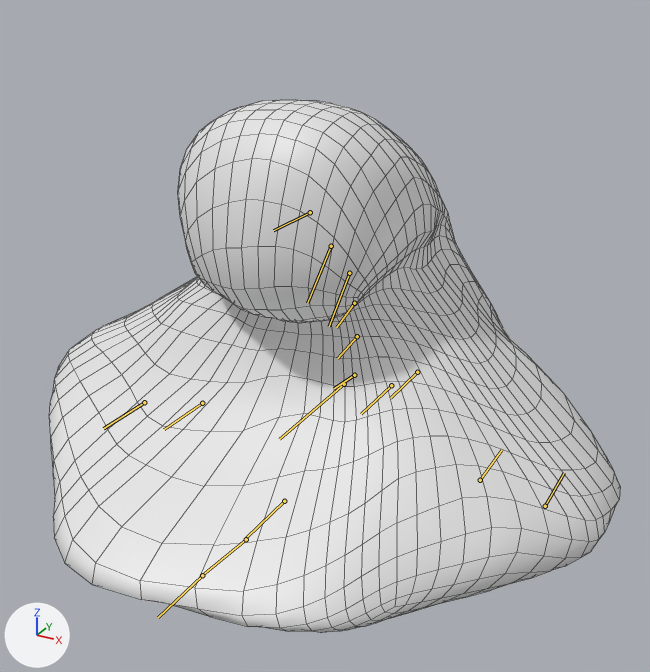
The FBX model Assets/Prefabs/models/mold_hero.FBX: old version first, new version second.
Before and after are seen from a 50 mm lens placed at (32.2, -57.6, 42.2), pointed at (-0.4, 1.6, 12.7). The axes (+X, +Y, +Z) are drawn at lower left. The lights are the same throughout. Both versions are drawn at frame 81 of the action 'Take 001'; the numbers are the values there. The bones that bend it are drawn over the model as lines. Mesh edges are drawn as thin lines.

Names of what the first picture shows: 'postac'.
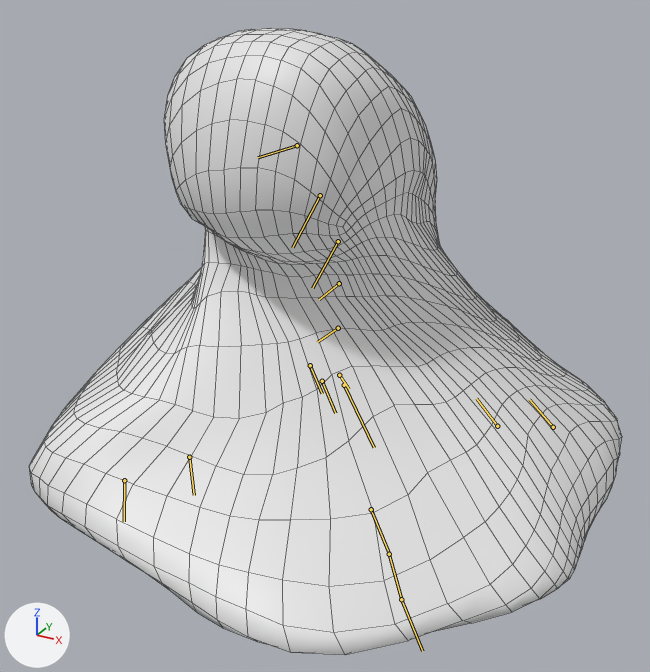
Commit message: hero model with animations

What the commit changed:
Bone 'CATRigHub001' (bone_catrighub001) moves from (0.0, 0.0, 0.0) to (-0.09, 0.0, 0.0).
Bone 'CATRigHub001' (bone_catrighub001) turns from (0, 0, 0) to (40, 0, 0) degrees about its own x, y and z.
Bone 'CATRigSpine1' (bone_catrigspine1) turns from (0, 0, -1) to (0, 0, -3) degrees about its own x, y and z.
Bone 'CATRigSpine2' (bone_catrigspine2) moves from (-0.28, 0.08, 0.0) to (0.44, -0.13, 0.0).
Bone 'CATRigSpine2' (bone_catrigspine2) turns from (0, 0, -1) to (-40, -1, -9) degrees about its own x, y and z.
Bone 'CATRigSpine3' (bone_catrigspine3) moves from (-0.27, 0.04, 0.0) to (0.42, -0.07, 0.0).
Bone 'CATRigSpine3' (bone_catrigspine3) turns from (0, 0, 0) to (0, 0, -3) degrees about its own x, y and z.
Bone 'CATRigSpine4' (bone_catrigspine4) moves from (-0.23, 0.12, 0.0) to (0.36, -0.18, 0.0).
Bone 'CATRigSpine4' (bone_catrigspine4) turns from (0, 0, 0) to (0, 0, 2) degrees about its own x, y and z.
Bone 'CATRigSpine5' (bone_catrigspine5) moves from (-0.38, -0.02, 0.0) to (0.58, 0.03, 0.0).
Bone 'CATRigSpine5' (bone_catrigspine5) turns from (0, 0, 1) to (0, 0, 7) degrees about its own x, y and z.
Bone 'CATRigHub002' (bone_catrighub002) moves from (-0.28, -0.27, 0.0) to (0.44, 0.42, 0.0).
Bone 'CATRigHub002' (bone_catrighub002) turns from (0, 0, 1) to (0, 0, 5) degrees about its own x, y and z.

Location of each change, [x1, y1, x2, y2] in pixels of the pictures (650 x 672 px):
'postac', posed (18% taller)
    before: [49, 100, 620, 632]
    after: [29, 28, 622, 655]
bone 'CATRigHub001', root to tip
    before: (344, 384) to (279, 439)
    after: (344, 385) to (374, 447)
bone 'CATRigSpine1', root to tip
    before: (354, 375) to (334, 388)
    after: (339, 375) to (349, 389)
bone 'CATRigSpine2', root to tip
    before: (357, 336) to (337, 358)
    after: (338, 328) to (317, 342)
bone 'CATRigSpine3', root to tip
    before: (354, 303) to (336, 327)
    after: (339, 283) to (319, 299)
bone 'CATRigSpine4', root to tip
    before: (349, 273) to (329, 326)
    after: (338, 241) to (312, 288)
bone 'CATRigSpine5', root to tip
    before: (331, 246) to (307, 303)
    after: (320, 195) to (292, 247)
bone 'CATRigHub002', root to tip
    before: (310, 212) to (273, 230)
    after: (297, 145) to (258, 157)
